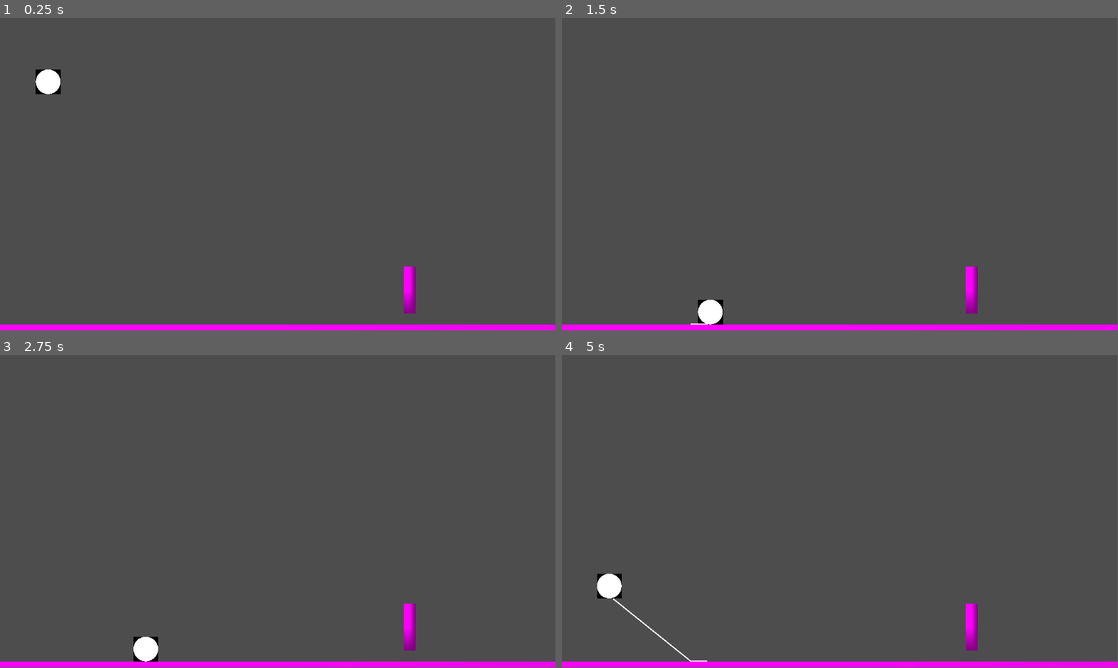
Above: before the commit, frames 1-4 (two rows, left to right).
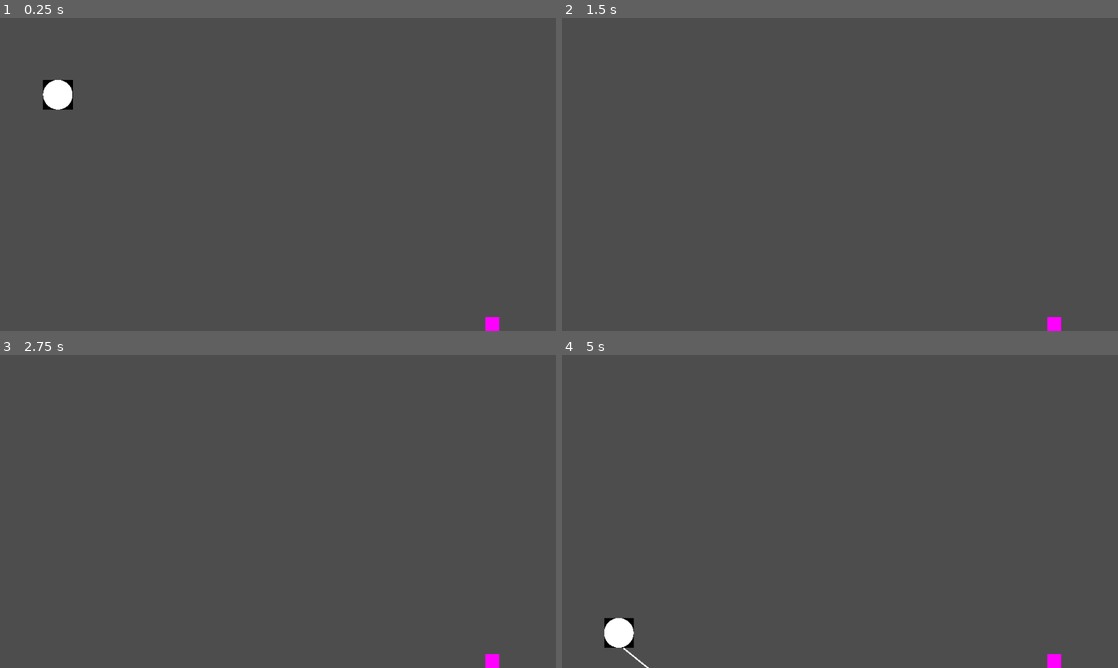
Above: after the commit, the same moments.

Repository: NAERNON/ggj-2026-mask
Game: Godot game, scene res://scenes/main.tscn
Same seed, same stepped clock (60 frames per second), same inputs: the game is played once before the commit and once after it.
Inputs:
- Up to frame 1 (0.25 s): no input
- Up to frame 2 (1.5 s): hold D (move_tape_right) 0.53-1.28 s; hold R (move_tape_reroll) 0.53-1.28 s; tap Space (move_tape_jump) at 0.77 s; hold A (move_tape_left) from 1.28 s (still down); tap G (tape_switch_grip) at 1.35 s
- Up to frame 3 (2.75 s): tap Space (move_tape_jump) at 1.52 s; release A (move_tape_left) at 2.03 s; hold D (move_tape_right) from 2.03 s (still down); hold R (move_tape_reroll) from 2.03 s (still down)
- Up to frame 4 (5 s): release R (move_tape_reroll) at 2.78 s; tap G (tape_switch_grip) at 2.85, 4.35 s; tap Space (move_tape_jump) at 3.02, 3.77, 4.52 s; release D (move_tape_right) at 3.53 s; hold R (move_tape_reroll) 3.53-4.28 s; hold A (move_tape_left) from 3.53 s (still down)
In our replay, the window is 799x449 before the commit and 800x450 after it. These sizes can differ from the game's own. Grey fills any space a smaller window leaves; there, only what the larger window draws over its background counts as a difference.

The runs differ from the first frame. In frame 1, 3.0% of the frame differs, in the area x 0-100%, y 16-100%; in frame 2, 2.7%; in frame 3, 2.7%; in frame 4, 3.3%, in the area x 0-100%, y 69-100%.

Commit message:
Viewport size

Diff:
--- a/project.godot
+++ b/project.godot
@@ -14,6 +14,12 @@
 run/main_scene="uid://duo10s40hrnjf"
 config/features=PackedStringArray("4.6", "Forward Plus")
 config/icon="res://icon.svg"
+
+[display]
+
+window/size/viewport_width=960
+window/size/viewport_height=540
+window/stretch/mode="viewport"
 
 [input]
 
@@ -63,4 +69,5 @@
 
 [rendering]
 
+textures/canvas_textures/default_texture_filter=0
 rendering_device/driver.windows="d3d12"
